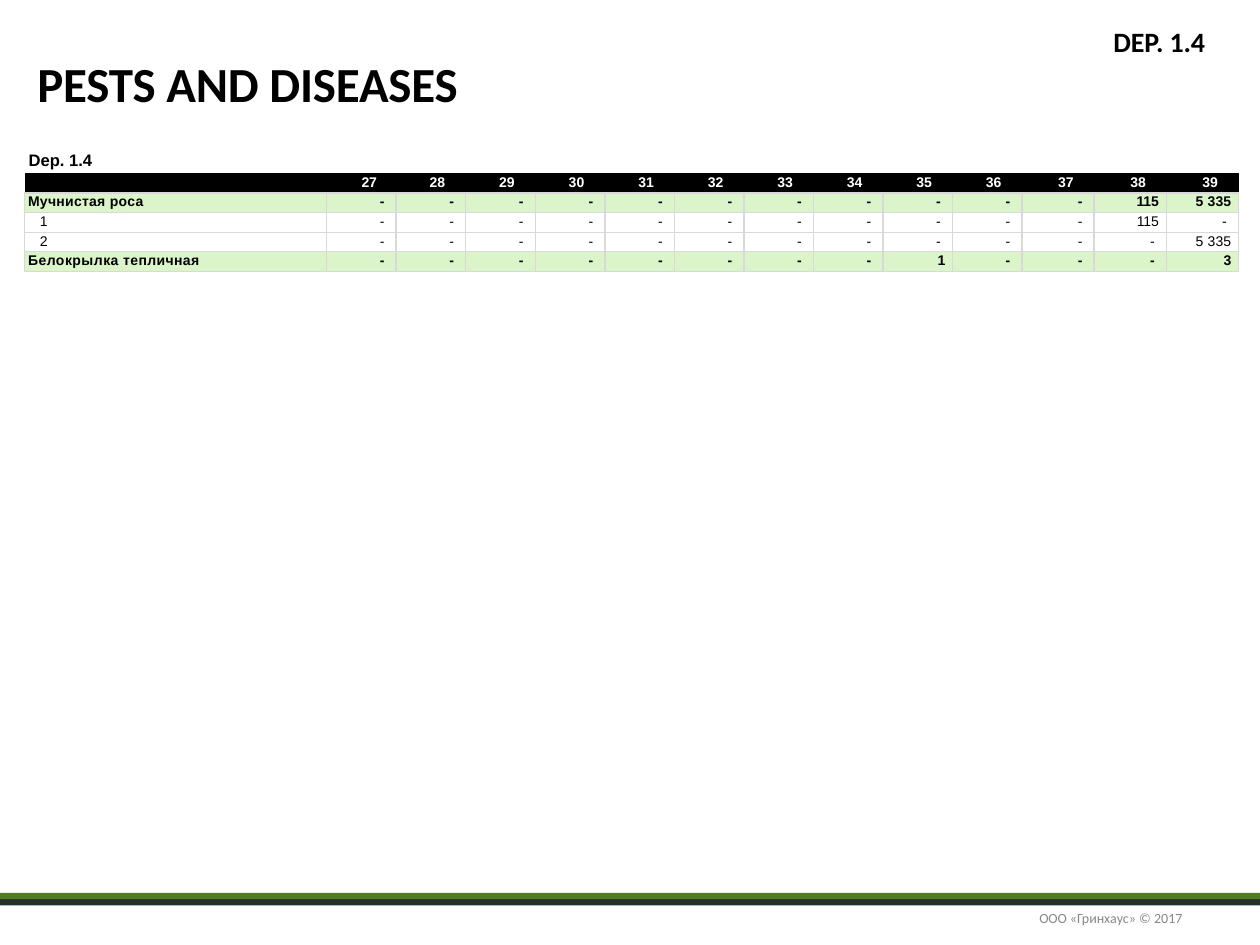
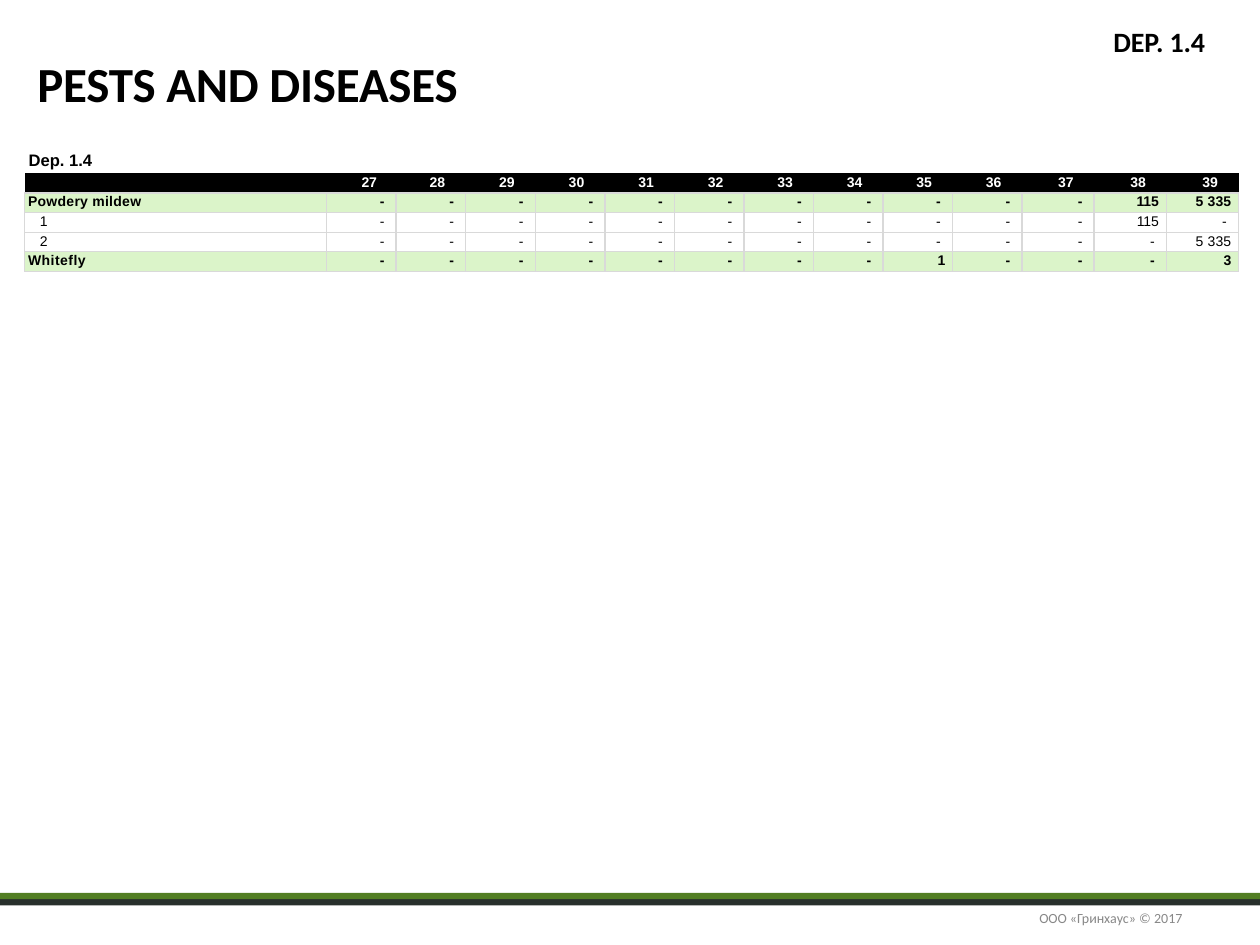
Before and after one commit to Sehin/pptx-translate, a slide deck: slide 23 of new.pptx. Drawn at 1260x945 pixels with LibreOffice and Linux fonts; fonts in the diff are those of the drawing. Boxes give left, top, right and bottom in pixels: in the first picture for what was removed or moved away, otherwise in the second. Text is boxed around its words. In the diff, an @@ line names an element or a change of style, - is before the commit and + after.

```diff
--- a/new.pptx
+++ b/new.pptx
@@ table at (25,173,1236,272) @@
-row 2, column 1: Мучнистая роса
+row 2, column 1: Powdery mildew
-row 5, column 1: Белокрылка тепличная
+row 5, column 1: Whitefly
```
Also in this commit, not shown: 23 other slides changed, 11 other files.
